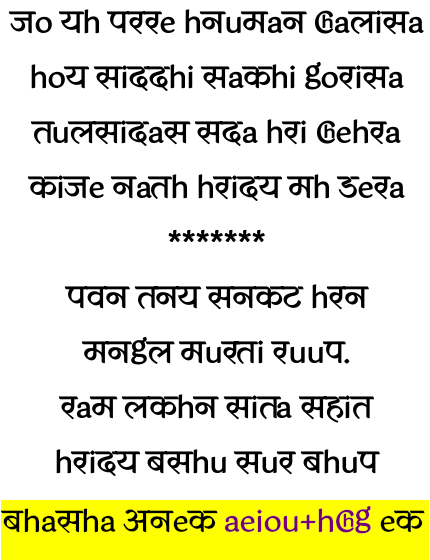
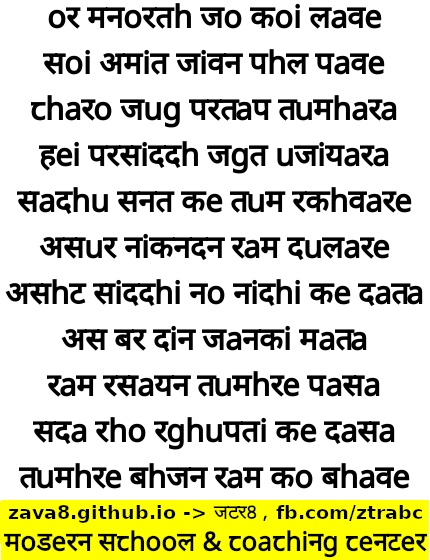
Two versions of the same layered image (430x560). Layer-by-layer changes:
hid "zyllo(50ms)", moved it above "s9(18000ms)", painted on it over (0, 3, 428, 558)
hid "s9(18000ms)", painted on it over (8, 3, 424, 482)
removed layer "zyllo(50ms) copy #7" over (0, 3, 428, 558)
renamed "s8(18000ms)" to "s8", hid it, painted on it over (5, 3, 424, 489)
removed layer "zyllo(50ms) copy #6" over (0, 3, 428, 558)
painted on "s7(18000ms)" over (5, 3, 423, 489)
removed layer "zyllo(50ms) copy #5" over (0, 3, 428, 558)
added layer "z7" above "s6(18000ms)" over (0, 3, 428, 558)
